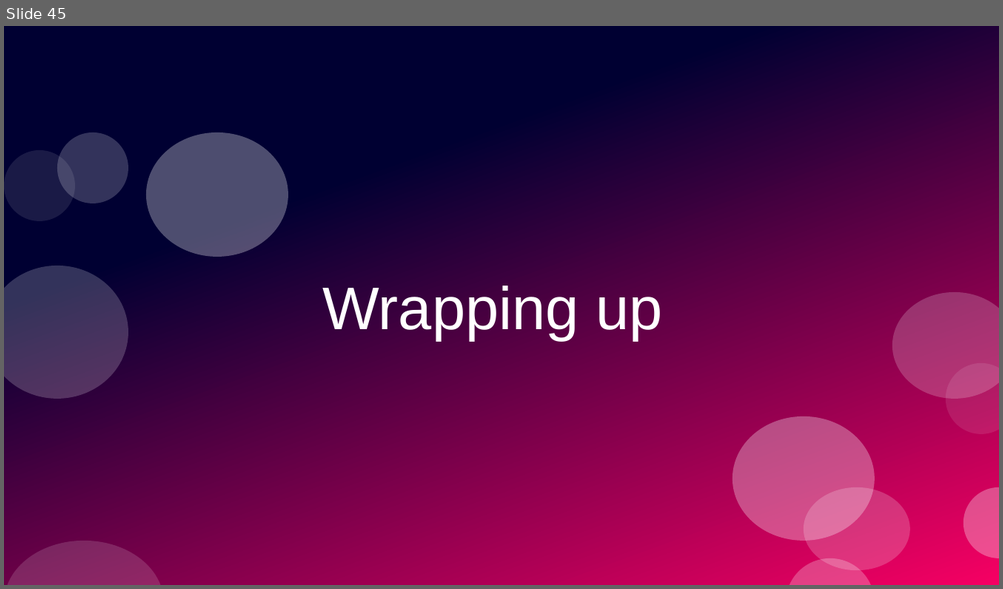
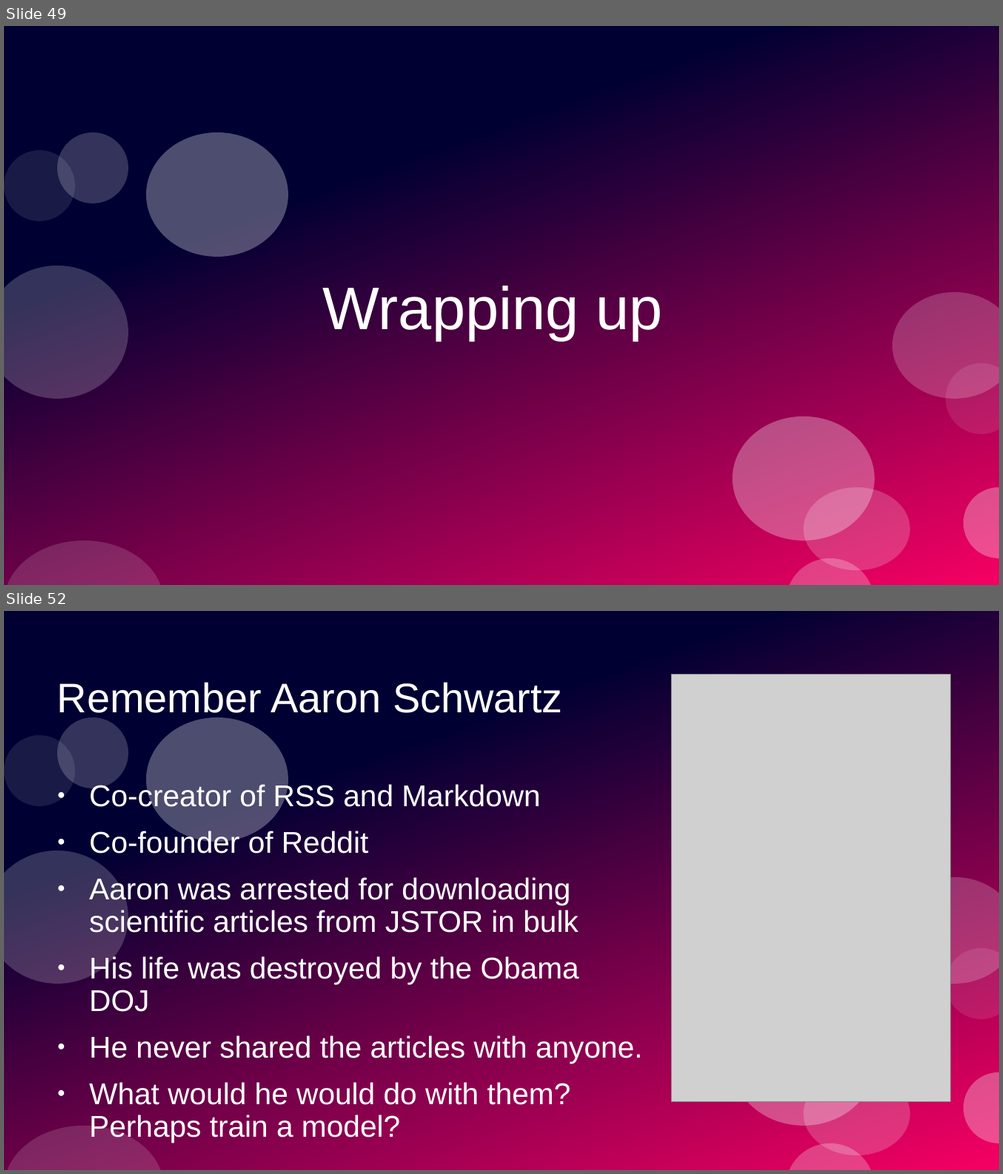
Before and after one commit to ramalho/sets-in-go, a slide deck: sets-in-go.odp. Shown one above the other, each under a label of ours: slide 45 before the commit, slides 49 and 52 after it; the slides between them are not shown. The pictures are 1003x589 and 1003x1174 pixels, drawn with LibreOffice and Linux fonts; fonts in the diff are those of the drawing; grey boxes stand for pictures. Boxes give left, top, right and bottom in pixels: in the first picture for what was removed or moved away, otherwise in the second. Text is boxed around its words. In the diff, an @@ line names an element or a change of style, - is before the commit and + after.

```diff
--- a/sets-in-go.odp
+++ b/sets-in-go.odp
@@ slide 52 added at [4,611,999,1170], background #FFFFFF; not listed: 12 template elements that a slide beside it also shows @@
@@ picture added at [671,674,950,1102] @@
@@ title added at [57,682,563,720], 33 pt, text #FFFFFF @@
+Remember Aaron Schwartz
@@ text added at [89,782,643,1142], 24 pt, text #FFFFFF @@
+● Co-creator of RSS and Markdown
+● Co-founder of Reddit
+● Aaron was arrested for downloading scientific articles from JSTOR in bulk
+● His life was destroyed by the Obama DOJ
+● He never shared the articles with anyone.
+● What would he would do with them? Perhaps train a model?
@@ what was slide 45 is now slide 49 @@
```
Also in this commit, not shown: 5 slides changed, 8 other slides added, 1 slide removed, 2 other files.
